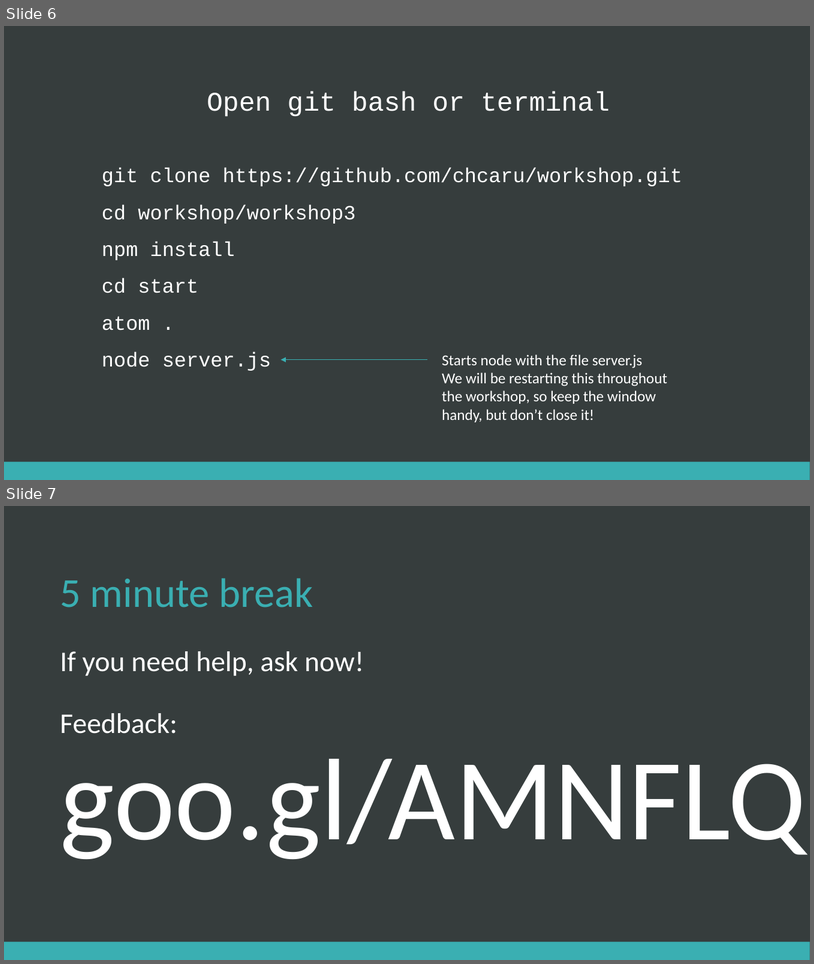
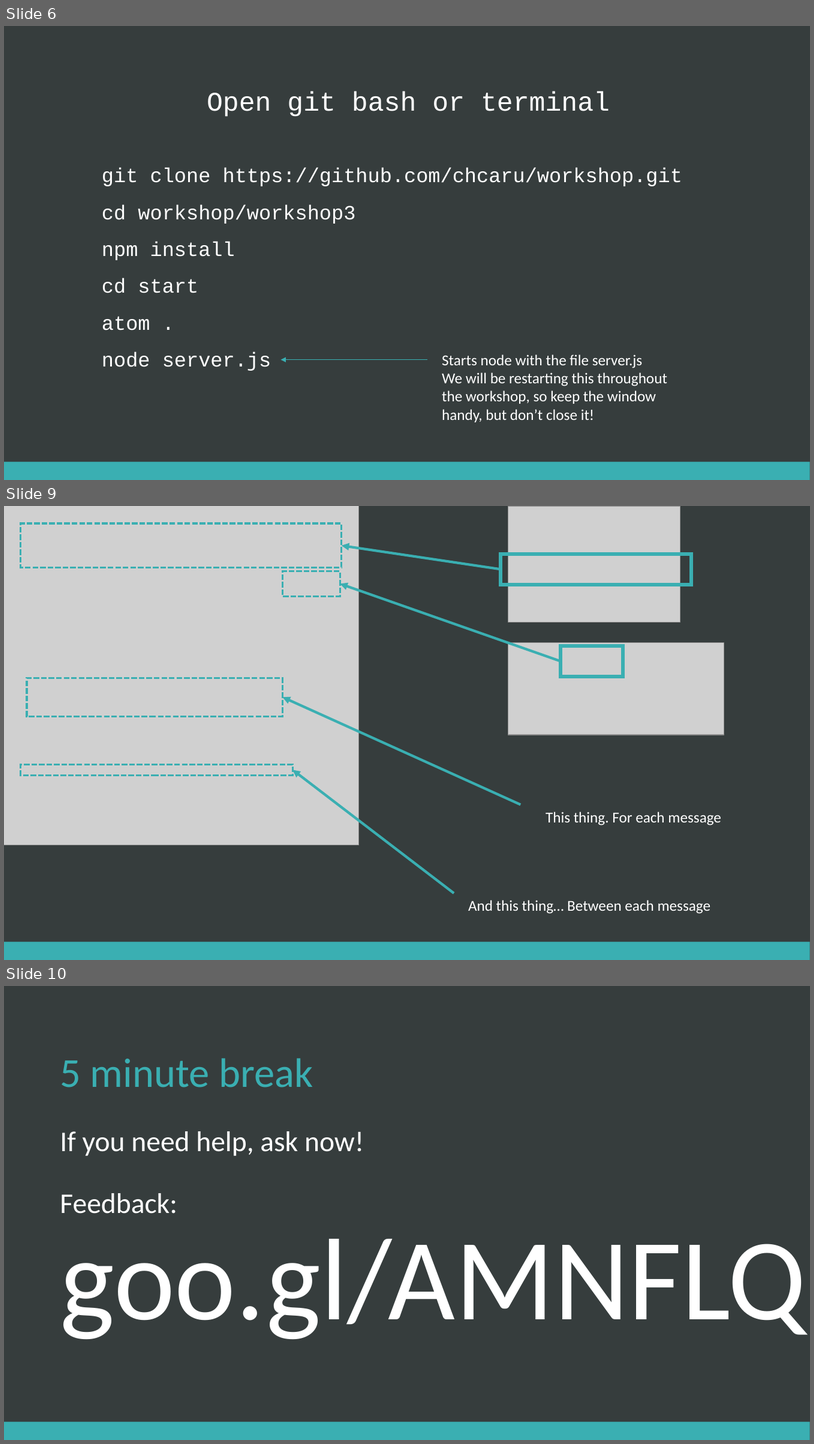
Before and after one commit to chcaru/workshop, a slide deck: workshop3/presentation.pptx. Shown one above the other, each under a label of ours: slides 6 and 7 before the commit, slides 6, 9 and 10 after it; the slides between them are not shown. The pictures are 814x964 and 814x1444 pixels, drawn with LibreOffice and Linux fonts; fonts in the diff are those of the drawing; grey boxes stand for pictures. Boxes give left, top, right and bottom in pixels: in the first picture for what was removed or moved away, otherwise in the second. Text is boxed around its words. In the diff, an @@ line names an element or a change of style, - is before the commit and + after.

```diff
--- a/workshop3/presentation.pptx
+++ b/workshop3/presentation.pptx
@@ slide 9 added at [4, 506, 810, 960], background #363D3D; not listed: 1 template element that a slide beside it also shows @@
@@ picture added at [4, 506, 359, 846] @@
@@ rectangle added at [21, 523, 342, 568], outline #3AAFB2 2.25 pt dashed @@
@@ picture added at [509, 506, 681, 622] @@
@@ arrow added from (501, 569) to (342, 546), #3AAFB2 3 pt @@
@@ rectangle added at [501, 554, 692, 585], outline #3AAFB2 4.5 pt @@
@@ rectangle added at [283, 571, 341, 596], outline #3AAFB2 2.25 pt dashed @@
@@ arrow added from (561, 661) to (341, 583), #3AAFB2 3 pt @@
@@ picture added at [509, 643, 725, 735] @@
@@ rectangle added at [561, 646, 623, 676], outline #3AAFB2 4.5 pt @@
@@ rectangle added at [27, 678, 283, 716], outline #3AAFB2 2.25 pt dashed @@
@@ arrow added from (521, 804) to (283, 697), #3AAFB2 3 pt @@
@@ rectangle added at [20, 765, 293, 775], outline #3AAFB2 2.25 pt dashed @@
@@ arrow added from (454, 893) to (293, 770), #3AAFB2 3 pt @@
@@ text added at [546, 811, 722, 825], 18 pt, text #FFFFFF @@
+This thing. For each message
@@ text added at [468, 900, 711, 913], 18 pt, text #FFFFFF @@
+And this thing… Between each message
@@ what was slide 7 is now slide 10 @@
```
Also in this commit, not shown: 2 other slides added, 5 other files.
